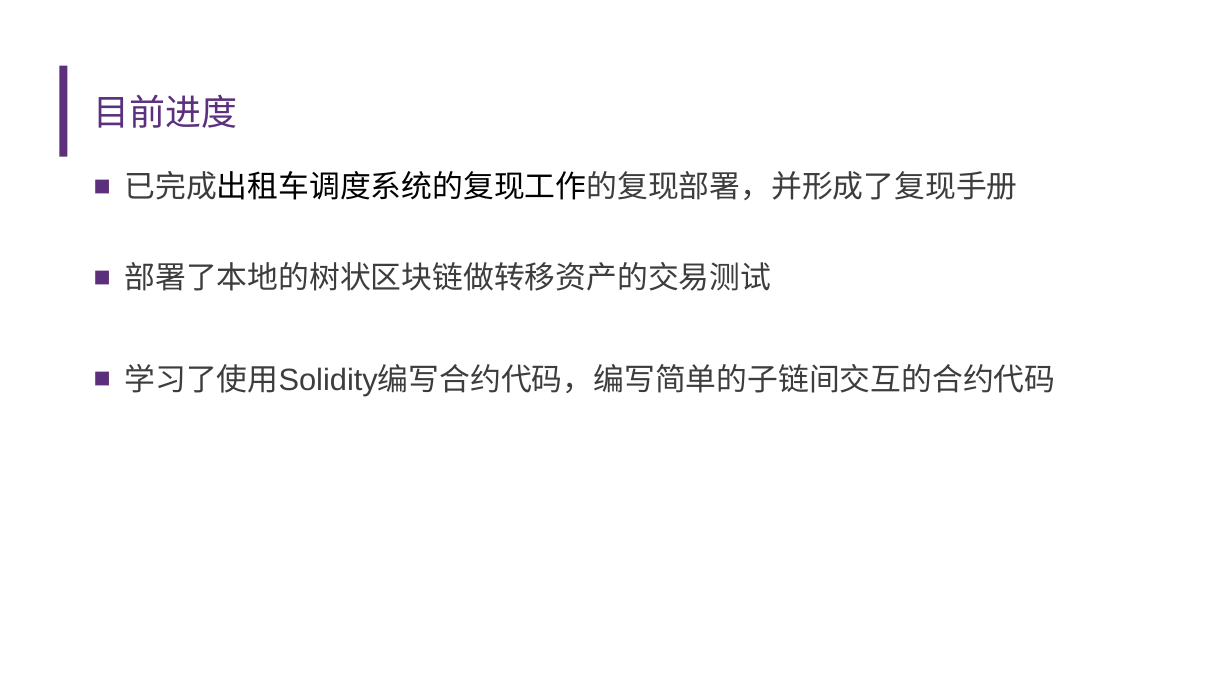
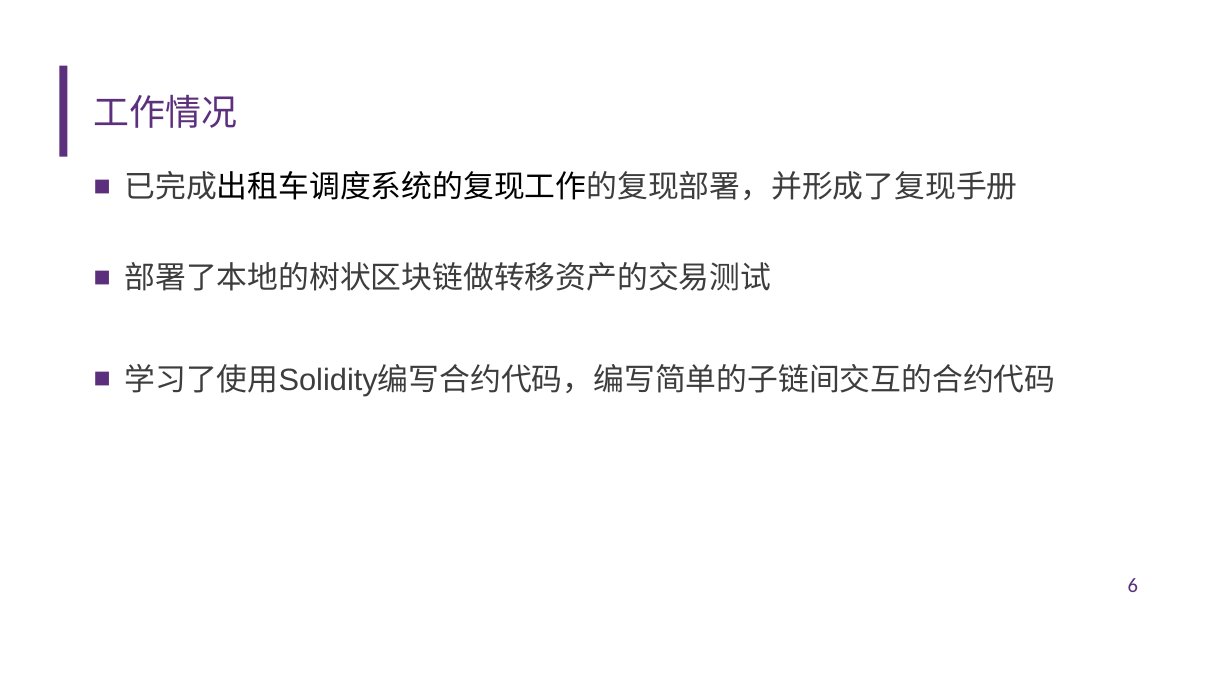
Before and after one commit to diyz19/GraduationDesign, a slide deck: slide 6 of 中期报告.pptx. Drawn at 1232x693 pixels with LibreOffice and Linux fonts; fonts in the diff are those of the drawing; background and template pictures are left out. Boxes give left, top, right and bottom in pixels: in the first picture for what was removed or moved away, otherwise in the second. Text is boxed around its words. In the diff, an @@ line names an element or a change of style, - is before the commit and + after.

```diff
--- a/中期报告.pptx
+++ b/中期报告.pptx
@@ title at <box>94,95,238,128</box>: text changed @@
-目前进度
+工作情况
@@ page number added at <box>1128,578,1138,592</box>, 16 pt, text #5C2F7D @@
+6
```
Also in this commit, not shown: 11 other slides changed, 2 slides added, 2 slides removed.
